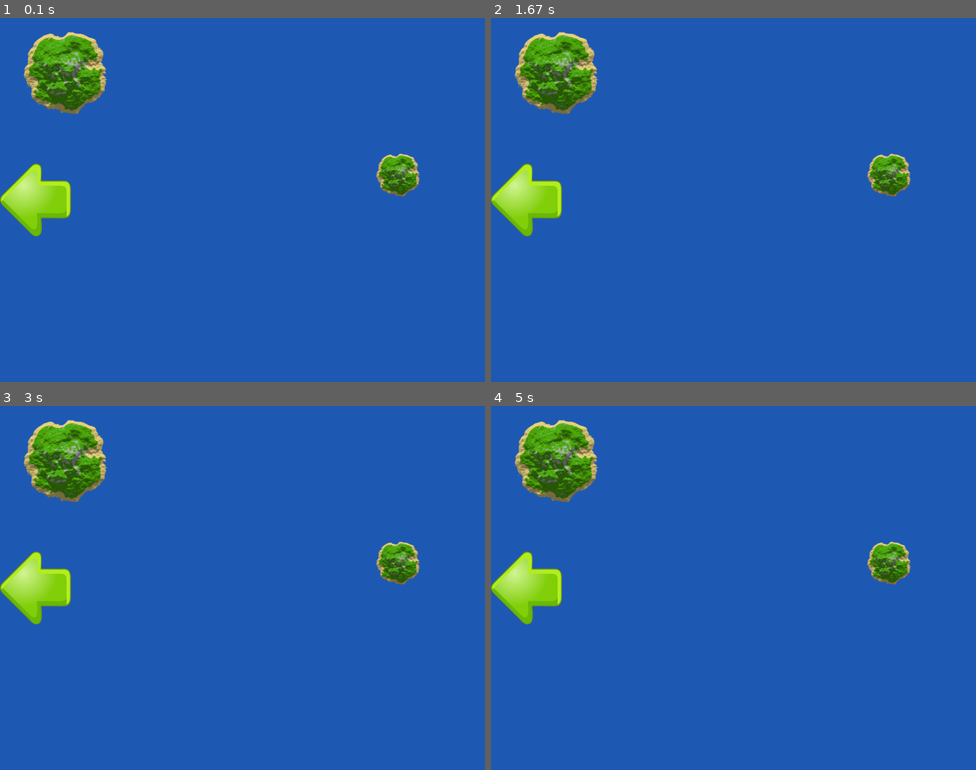
Above: before the commit, frames 1-4 (two rows, left to right).
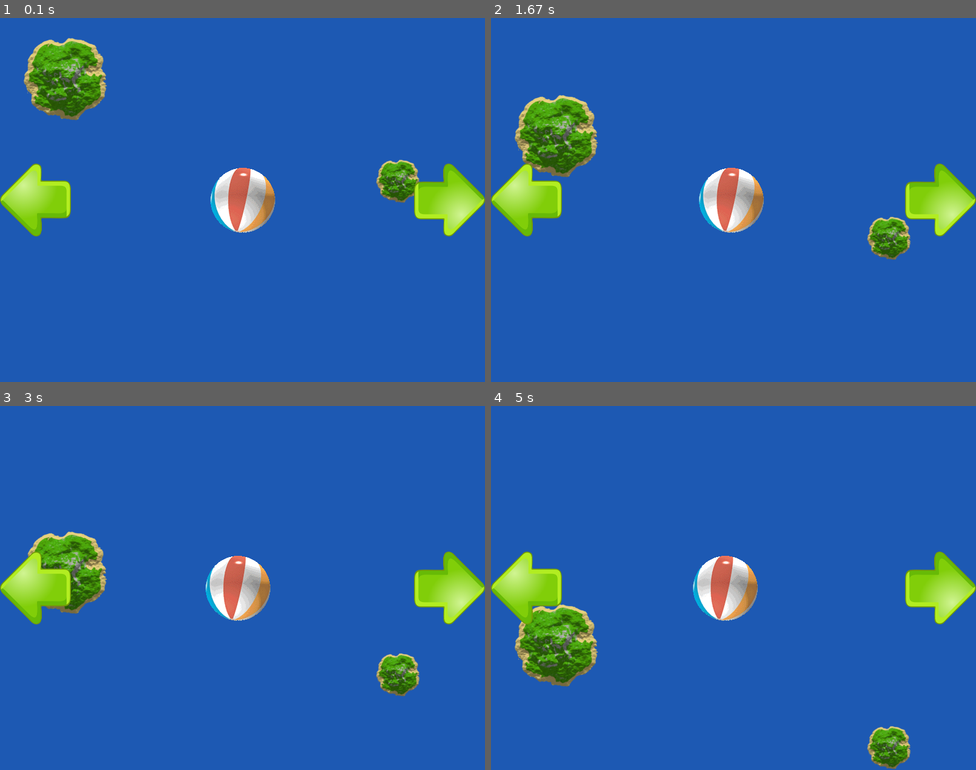
Above: after the commit, the same moments.

Repository: Opus110/opus110
Game: pygame game, started from InterfaceSSVEP/interfaceSSVEP.py
Same seed, same stepped clock (60 frames per second), same inputs: the game is played once before the commit and once after it.
Inputs (mouse positions are in pixels of both pictures, inside the frame that each line leads up to):
- Up to frame 1 (0.1 s): no input
- Up to frame 2 (1.67 s): click (733, 200) at 0.38 s; click (733, 221) at 0.72 s; click (583, 145) at 1.05 s; click (912, 327) at 1.38 s
- Up to frame 3 (3 s): click (252, 464) at 1.72 s; click (218, 682) at 2.05 s; click (227, 526) at 2.38 s; click (174, 511) at 2.72 s
- Up to frame 4 (5 s): click (859, 555) at 3.05 s; click (883, 580) at 3.38 s; click (835, 522) at 3.72 s; click (592, 518) at 4.05 s; click (752, 573) at 4.38 s; click (592, 566) at 4.72 s

The runs differ from the first frame. In frame 1, 6.9% of the frame differs, in the area x 4-100%, y 3-60%; in frame 2, 11%; in frame 3, 10%; in frame 4, 11%, in the area x 4-100%, y 3-100%.

Commit message:
Agregada aplicacion para parpadeo

Diff:
--- a/InterfaceSSVEP/interfaceSSVEP.py
+++ b/InterfaceSSVEP/interfaceSSVEP.py
@@ -1,4 +1,5 @@
 import sys, pygame
+from math import *
 pygame.init()
 
 size = width, height = 800,600
@@ -6,32 +7,88 @@
 
 
 screen = pygame.display.set_mode(size)
-
-leftArrow = pygame.image.load("leftarrow.png")
-leftArrowRec = leftArrow.get_rect()
-leftArrowRec.y = (height - leftArrowRec.h)/2
-bg =  pygame.image.load("backgroundVScroll.png")
-bgRec = bg.get_rect()
-bgRec2 = bg.get_rect()
-bgRec2.top = bgRec.top - bgRec.h
-bgSpeed = [0,1]
+assets = {
+	"background":pygame.image.load("backgroundVScroll.png"),
+	"leftarrow":pygame.image.load("leftarrow.png"),
+	"avatar": pygame.image.load("ball.gif")
+}
 
 
+class BackgroundVScrolling:
+	width=0
+	height=0
+	bg = assets["background"]
+	bgRec = bg.get_rect()
+	bgRec2 = bg.get_rect()
+	bgRec2.top = bgRec.top - bgRec.h
+	bgSpeed = [0,1]
+	def __init__(self, width, height):
+		self.width = width
+		self.height = height
+		pass
+	pass
+	def draw(self,screen):
+		self.bgRec = self.bgRec.move(self.bgSpeed)
+		self.bgRec2 = self.bgRec2.move(self.bgSpeed)
+		if self.bgRec.top > self.height:
+			self.bgRec.top = 0
+			self.bgRec2.top = self.bgRec.top - self.bgRec.h
+		screen.blit(self.bg,self.bgRec)
+		screen.blit(self.bg,self.bgRec2)
+		pass
+
+class Arrow:
+	leftArrow = assets["leftarrow"]
+	width=0
+	height=0
+	def __init__(self,width, height, left=True):
+		self.width = width
+		self.height = height
+		self.leftArrowRec = self.leftArrow.get_rect()
+		self.leftArrowRec.y = (self.height - self.leftArrowRec.h)/2
+		if left == False:
+			self.leftArrow = pygame.transform.rotate(self.leftArrow,180)
+			self.leftArrowRec.x = self.width-self.leftArrowRec.w
+		pass
+	def draw(self, screen):
+		screen.blit(self.leftArrow, self.leftArrowRec)
+		pass
+	pass
+
+class Avatar:
+	sprite = assets["avatar"]
+	spriteRect = sprite.get_rect()
+	def __init__(self,width, height):
+		self.spriteRect.y = (height - self.spriteRect.h)/2
+		self.spriteRect.x = (width - self.spriteRect.w)/2
+		pass
+	def draw(self,screen,mouse):
+		speed=[1,0]
+		if mouse == 1:
+			speed[0] = -1
+		if mouse == 0:
+			speed[0] = 0
+		self.spriteRect = self.spriteRect.move(speed)
+		screen.blit(self.sprite,self.spriteRect)
+		pass
+
+
+background =  BackgroundVScrolling(width,height)
+leftarrow = Arrow(width,height,True)
+rightarrow = Arrow(width,height,False)
+avatar = Avatar(width,height)
 while 1:
+	mouse = 0
 	for event in pygame.event.get():
 		if event.type == pygame.QUIT: sys.exit()
-
+		if event.type == pygame.KEYDOWN:
+			if event.key == pygame.K_ESCAPE:
+				exit()
+		if event.type == pygame.MOUSEBUTTONDOWN:
+			mouse = event.button
 	screen.fill(black)
-	#background scrolling
-	bgRec.move(bgSpeed)
-	bgRec2.move(bgSpeed)
-	screen.blit(bg,bgRec)
-	screen.blit(bg,bgRec2)
-	if bgRec.top > height :
-		bgRec.top = 0
-		bgRec2.top = bgRec.top - bgRec-h
-
-
-	screen.blit(leftArrow, leftArrowRec)
-
+	background.draw(screen)
+	leftarrow.draw(screen)
+	rightarrow.draw(screen)
+	avatar.draw(screen,mouse)
 	pygame.display.flip()
--- /dev/null
+++ b/blinkedLight/app.py
@@ -0,0 +1,39 @@
+import sys, pygame
+from datetime import time
+
+frec =  raw_input("Ingrese la frecuencia de parpadeo: ")
+frec = float(frec)
+print "Frecuencia: ", frec
+T = 1/(frec*2)
+print "Periodo: ",T
+FPS = 24
+t=0
+tlast = 0
+#pigame
+clock = pygame.time.Clock()
+pygame.init()
+size = width, height = 200,200
+screen = pygame.display.set_mode(size)
+black = 0, 0, 0
+white = 255,255,255
+state = True
+while True:
+	for event in pygame.event.get():
+		if event.type == pygame.QUIT: sys.exit()
+	milliseconds = clock.tick(FPS)  # milliseconds passed since last frame
+	seconds = milliseconds / 1000.0 # seconds passed since last frame (float)
+	t+=seconds
+	timespan = (t-tlast)
+
+	if timespan >= T:
+		if state ==True:
+			screen.fill(black)
+		else:
+			screen.fill(white)
+		state = state == False
+		#print state
+		tlast = t
+		pass
+
+	pygame.display.flip()
+	pass
--- a/giroscopio.py
+++ b/giroscopio.py
@@ -1,26 +1,4 @@
-<<<<<<< HEAD:emotivTest.py
-from emokit import emotiv
-import platform
-if platform.system() == "Windows":
-    import socket
-import gevent
 
-if __name__ == "__main__":
-  headset = emotiv.Emotiv()
-  gevent.spawn(headset.setup)
-  gevent.sleep(1000)
-
-  try:
-    while True:
-      raw_input()
-      packet = headset.dequeue()
-      print packet.gyro_x, packet.gyro_y
-      gevent.sleep(0)
-  except KeyboardInterrupt:
-    headset.close()
-  finally:
-    headset.close()
-=======
 from emokit import emotiv
 import platform
 if platform.system() == "Windows":
@@ -41,4 +19,3 @@
     headset.close()
   finally:
     headset.close()
->>>>>>> 6b91e2380abdb7ff639a6653077ab6fef9d61a24:giroscopio.py
Binary file added: InterfaceSSVEP/ball.gif
Not shown, added: giroscopio.py~
